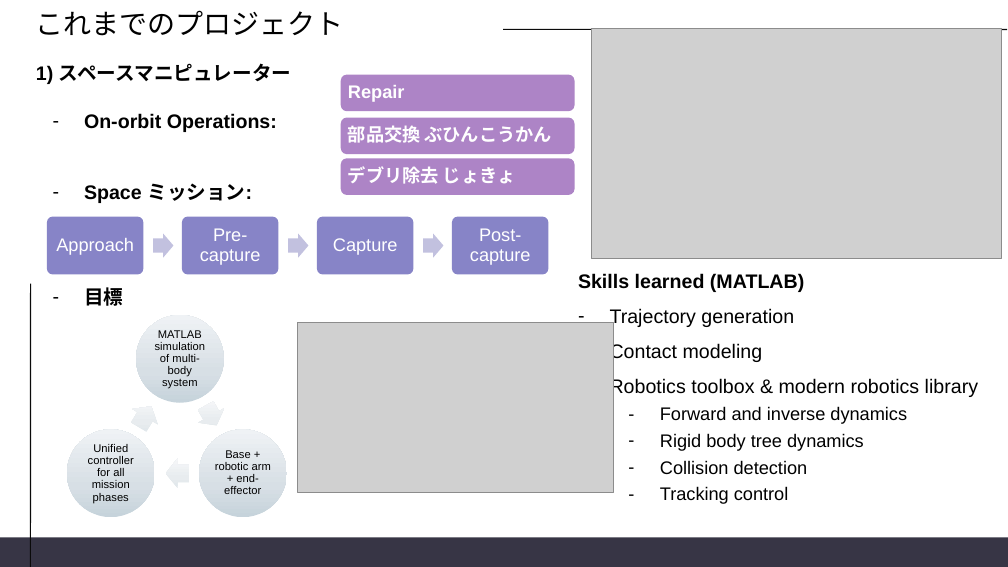
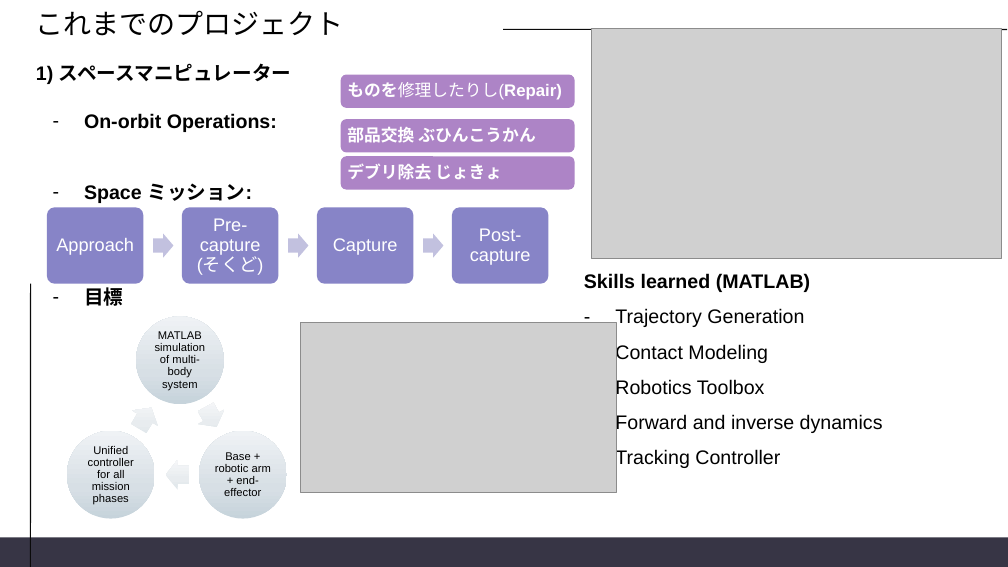
Before and after one commit to Pansy-k/Thesis, a slide deck: slide 3 of nooo.pptx. Drawn at 1008x567 pixels with LibreOffice and Linux fonts; fonts in the diff are those of the drawing; grey boxes stand for pictures. Boxes give left, top, right and bottom in pixels: in the first picture for what was removed or moved away, otherwise in the second. Text is boxed around its words. In the diff, an @@ line names an element or a change of style, - is before the commit and + after.

```diff
--- a/nooo.pptx
+++ b/nooo.pptx
@@ text at [347, 82, 562, 100]: text changed; size 13 to 12 pt @@
-Repair
+ものを修理したりし(Repair)
@@ text "部品交換 ぶひんこうかん" at [347, 127, 535, 143]: size 13 to 12 pt @@
@@ rounded rectangle: place and size @@
-rounded rectangle at [341, 158, 575, 195]
+rounded rectangle at [341, 156, 575, 190]
@@ text "デブリ除去 じょきょ" at [347, 163, 502, 180]: size 13 to 12 pt @@
@@ rounded rectangle: place and size @@
-rounded rectangle at [47, 217, 144, 274]
+rounded rectangle at [47, 208, 144, 284]
@@ rounded rectangle: place and size @@
-rounded rectangle at [182, 217, 279, 274]
+rounded rectangle at [182, 208, 279, 284]
@@ rounded rectangle: place and size @@
-rounded rectangle at [317, 217, 413, 274]
+rounded rectangle at [317, 208, 413, 284]
@@ rounded rectangle: place and size @@
-rounded rectangle at [452, 217, 548, 274]
+rounded rectangle at [452, 208, 548, 284]
@@ text at [197, 218, 264, 275]: text changed @@
-Pre-capture
+Pre-capture
+(そくど)
@@ text at [615, 308, 804, 398]: text changed @@
-– Trajectory generation
-– Contact modeling
-– Robotics toolbox & modern robotics library
+– Trajectory Generation
+– Contact Modeling
+– Robotics Toolbox
@@ text at [615, 414, 883, 434]: size 13 to 14 pt in "Forward and inverse dynamics"; list level 2 to 1 in "Forward and inverse dynamics" @@
@@ text at [615, 449, 780, 469]: text changed; size 13 to 14 pt @@
-  – Rigid body tree dynamics
-  – Collision detection
-  – Tracking control
+– Tracking Controller
```
Also in this commit, not shown: 5 other slides changed.
